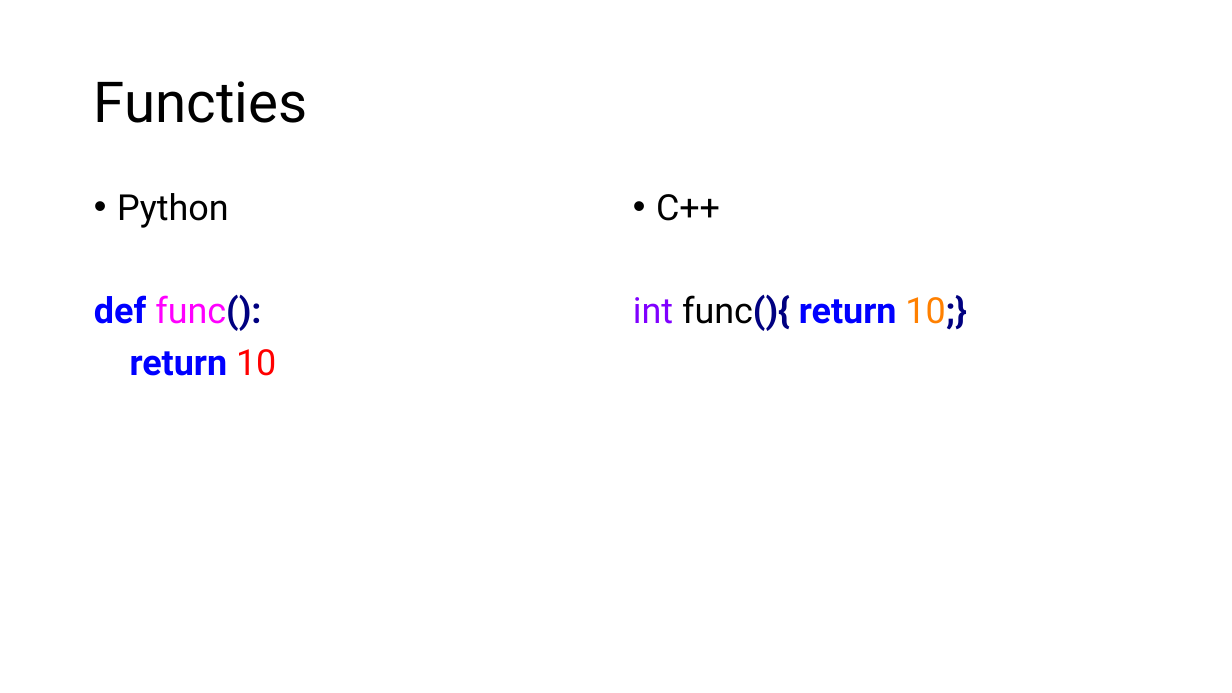
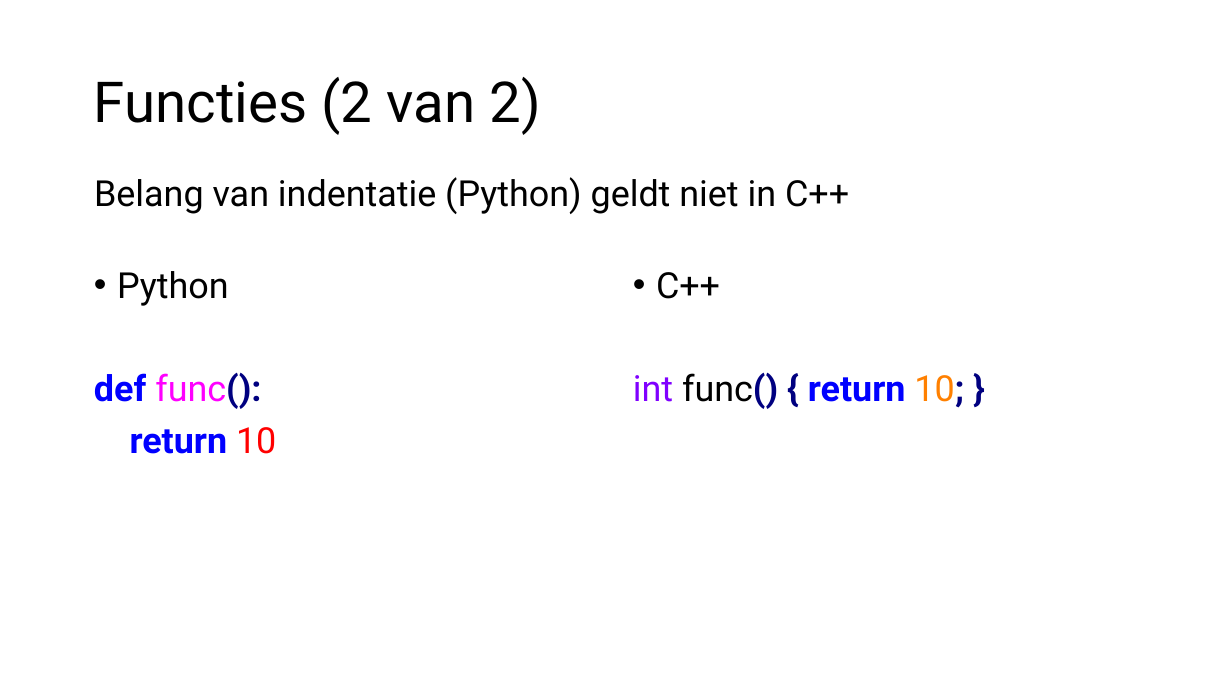
Before and after one commit to HU-TI-DEV/TI-S2, a slide deck: slide 9 of slides/S2_Functions.pptx. Drawn at 1232x693 pixels with LibreOffice and Linux fonts; fonts in the diff are those of the drawing. Boxes give left, top, right and bottom in pixels: in the first picture for what was removed or moved away, otherwise in the second. Text is boxed around its words. In the diff, an @@ line names an element or a change of style, - is before the commit and + after.

Commit message:
Functies slides - iets aangepast (niet inhoudelijk)

```diff
--- a/slides/S2_Functions.pptx
+++ b/slides/S2_Functions.pptx
@@ title at [94, 77, 540, 135]: text changed @@
-Functies
+Functies (2 van 2)
@@ text added at [94, 177, 849, 214], 28 pt, text #000000 @@
+Belang van indentatie (Python) geldt niet in C++
@@ text "Python": place and size @@
-text "Python" at [94, 193, 276, 376]
+text "Python" at [94, 271, 276, 454]
@@ text "C++": place and size @@
-text "C++" at [633, 194, 967, 331]
+text "C++" at [633, 272, 964, 409]
@@ text at [633, 373, 964, 409]: spaces changed @@
-int func(){ return 10;}
+int func() { return 10; }
```
Also in this commit, not shown: 18 other slides changed, 1 other file.
